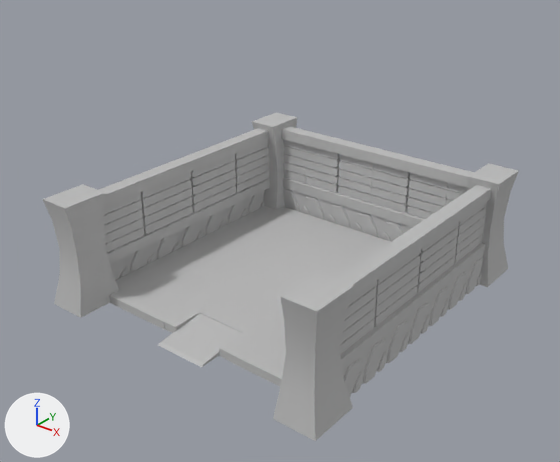
What one commit did to the OBJ model ProyectoFinal/ProyectoFinal/Models/CasaCompleta/Trasero_y_lateral.obj.
Before and after are seen from a 50 mm camera at (11.32, -14.61, 10.61) aimed at (0.1, -0.58, 1.91). Lighting does not change. The marker at lower left points along +X, +Y and +Z. Where no turn or scale is listed for an object, it has been applied to the vertices. Vertices at the same position are counted once.

The first picture shows 'Trasero_y_lateral'.
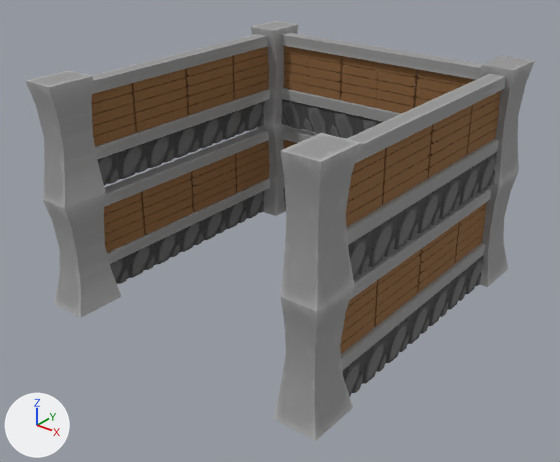
What differs and where, as boxes [x1, y1, x2, y2] in the pictures (560 x 462 px):
'Trasero_y_lateral', reshaped (7% wider, 28% taller)
    before: [43, 112, 519, 441]
    after: [26, 21, 534, 441]
part 1 of me_trasero_y_lateral, added
    after: [284, 71, 308, 84]
part 2 of me_trasero_y_lateral, added
    after: [342, 82, 378, 98]
part 3 of me_trasero_y_lateral, deleted
    before: [164, 304, 261, 362]
part 4 of me_trasero_y_lateral, deleted
    before: [109, 206, 391, 386]
part 5 of me_trasero_y_lateral, deleted
    before: [158, 314, 241, 367]
part 6 of me_trasero_y_lateral, added
    after: [26, 21, 534, 312]

The edits, one by one:
Picture 'Madera1_Fachada.png' (img_madera1_fachada_png) is new.
Picture 'Piedra3.png' (img_piedra3_png) is new.
Picture 'Columna.png' (img_columna_png) is new.
Picture 'Madera2_Fachada.png' (img_madera2_fachada_png) is new.
Material 'pasted__lambert22SG' (mat_pasted__lambert22sg) is new.
Its texture is img_madera1_fachada_png.
Its roughness is 1.0.
Material 'lambert20SG' (mat_lambert20sg) is new.
Its texture is img_piedra3_png.
Its roughness is 1.0.
Material 'lambert21SG' (mat_lambert21sg) is new.
Its texture is img_columna_png.
Its roughness is 1.0.
Material 'lambert22SG' (mat_lambert22sg) is new.
Its texture is img_madera1_fachada_png.
Its roughness is 1.0.
Material 'pasted__lambert21SG' (mat_pasted__lambert21sg) is new.
Its texture is img_columna_png.
Its roughness is 1.0.
Material 'lambert23SG' (mat_lambert23sg) is new.
Its texture is img_madera2_fachada_png.
Its roughness is 1.0.
Material 'pasted__lambert23SG' (mat_pasted__lambert23sg) is new.
Its texture is img_madera2_fachada_png.
Its roughness is 1.0.
Material 'pasted__lambert20SG' (mat_pasted__lambert20sg) is new.
Its texture is img_piedra3_png.
Its roughness is 1.0.
me_trasero_y_lateral is used by ob_trasero_y_lateral; location (0.0, 0.0, 0.0).
me_trasero_y_lateral had 3568 vertices, 2608 faces and spanned x -4.25..4.25, y -4.62..4.62, z -0.01..2.99.
me_trasero_y_lateral no longer uses material mat_initialshadinggroup (grey #bcbcbc).
me_trasero_y_lateral now has 7056 vertices, 12976 faces and spans x -4.25..4.25, y -4.62..4.62, z 0.01..5.95.
me_trasero_y_lateral part 1: a new loose piece, a box spanning x -3.594..-2.406, y 3.851..3.949, z 4.389..4.639, in mat_lambert22sg (picture img_madera1_fachada_png).
me_trasero_y_lateral part 2: a new loose piece, a box spanning x -1.144..0.044, y 3.851..3.949, z 4.389..4.639, in mat_lambert22sg (picture img_madera1_fachada_png).
me_trasero_y_lateral part 3: the loose piece of 16 vertices spanning x -1.12..1.12, y -3.64..-2.56, z -0.01..0.21 is deleted.
me_trasero_y_lateral part 4: the loose piece of 16 vertices spanning x -3.66..3.66, y -3.66..3.66, z -0.01..0.21 is deleted.
me_trasero_y_lateral part 5: the loose piece of 8 vertices spanning x -0.72..0.72, y -4.24..-2.76, z 0.0..0.2 is deleted.
me_trasero_y_lateral part 6: 3480 vertices added at x -4.19..4.17, y -4.57..4.58, z 2.96..5.95.
me_trasero_y_lateral now uses material mat_pasted__lambert22sg (picture img_madera1_fachada_png).
me_trasero_y_lateral now uses material mat_lambert22sg (picture img_madera1_fachada_png).
me_trasero_y_lateral now uses material mat_lambert23sg (picture img_madera2_fachada_png).
me_trasero_y_lateral now uses material mat_pasted__lambert23sg (picture img_madera2_fachada_png).
me_trasero_y_lateral now uses material mat_lambert20sg (picture img_piedra3_png).
me_trasero_y_lateral now uses material mat_lambert21sg (picture img_columna_png).
me_trasero_y_lateral now uses material mat_pasted__lambert21sg (picture img_columna_png).
me_trasero_y_lateral now uses material mat_pasted__lambert20sg (picture img_piedra3_png).
